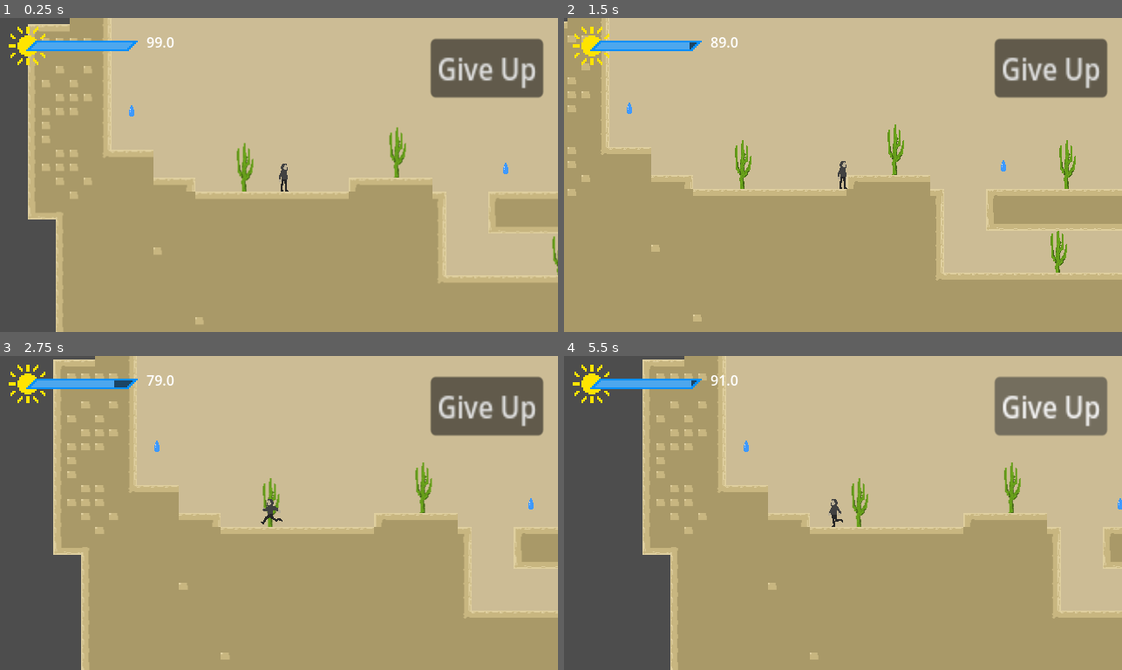
Above: before the commit, frames 1-4 (two rows, left to right).
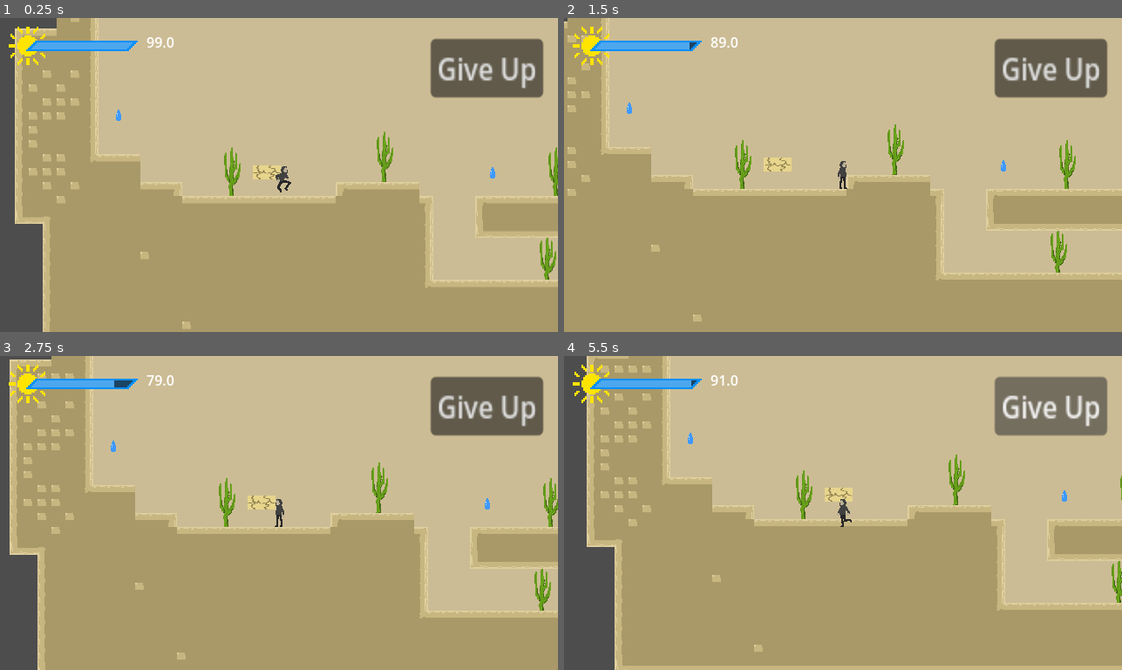
Above: after the commit, the same moments.

Repository: Aterlone/MasseyGameJam
Game: Godot game, scene res://main.tscn
The game is run twice, just before and just after one commit, with the same random seed, the same clock (stepped at 60 frames per second) and the same inputs.
Inputs:
- Up to frame 1 (0.25 s): no input
- Up to frame 2 (1.5 s): tap Enter (ui_accept) at 0.5, 0.6, 0.77, 1.07, 1.35 s; hold Right (ui_right) from 0.53 s (still down)
- Up to frame 3 (2.75 s): tap Enter (ui_accept) at 1.52, 1.82, 2.1 s; release Right (ui_right) at 2.03 s; hold Left (ui_left) from 2.03 s (still down)
- Up to frame 4 (5.5 s): release Left (ui_left) at 2.78 s; hold Right (ui_right) 2.78-4.25 s; tap Enter (ui_accept) at 2.85, 3.02, 3.32, 3.6, 3.77, 4.07, 5.1, 5.27 s; click "Give Up" at 4.25 s; hold Left (ui_left) from 5.03 s (still down)

The runs differ from the first frame. In frame 1, 10% of the frame differs, in the area x 2-100%, y 0-100%; in frame 2, 0.2%; in frame 3, 18%; in frame 4, 24%, in the area x 4-100%, y 0-100%.

Commit message:
Added collapsing platforms shake animation

Diff:
--- /dev/null
+++ b/Misc/collapsPlatform.gd
@@ -0,0 +1,18 @@
+extends Area2D
+
+var time = 1
+
+func _ready():
+	set_process(false)
+
+func _process(delta):
+	time+=1
+	$"../StaticBody2D/Sprite2D".position += Vector2(0, sin(time)*2)
+
+func _on_timer_timeout() -> void:
+	pass # Replace with function body.
+
+
+func _on_area_entered(area: Area2D) -> void:
+	set_process(true)
+	$"../Timer".start(0.7)
--- a/Misc/collapsPlatform.tscn
+++ b/Misc/collapsPlatform.tscn
@@ -1,19 +1,38 @@
-[gd_scene load_steps=3 format=3 uid="uid://ckjlo8mtlnnps"]
+[gd_scene load_steps=5 format=3 uid="uid://ckjlo8mtlnnps"]
 
 [ext_resource type="Texture2D" uid="uid://c05o1qy3qw4sp" path="res://tiles/collapse.png" id="1_jjcuo"]
+[ext_resource type="Script" uid="uid://dsgc8jll126nt" path="res://Misc/collapsPlatform.gd" id="2_5ovwm"]
 
 [sub_resource type="RectangleShape2D" id="RectangleShape2D_5ovwm"]
+size = Vector2(48.4849, 48.4849)
+
+[sub_resource type="RectangleShape2D" id="RectangleShape2D_xyoml"]
+size = Vector2(32, 4)
 
 [node name="CollapsPlatform" type="Node2D"]
 
 [node name="StaticBody2D" type="StaticBody2D" parent="."]
+scale = Vector2(0.66, 0.33)
+
+[node name="Sprite2D" type="Sprite2D" parent="StaticBody2D"]
+scale = Vector2(1, 1)
+texture = ExtResource("1_jjcuo")
 
 [node name="CollisionShape2D" type="CollisionShape2D" parent="StaticBody2D"]
+position = Vector2(-7.2248e-07, -7.2248e-07)
+scale = Vector2(1, 1)
 shape = SubResource("RectangleShape2D_5ovwm")
 
-[node name="Sprite2D" type="Sprite2D" parent="StaticBody2D/CollisionShape2D"]
-texture = ExtResource("1_jjcuo")
+[node name="Area2D" type="Area2D" parent="."]
+collision_mask = 2
+script = ExtResource("2_5ovwm")
 
-[node name="Sprite2D2" type="Sprite2D" parent="StaticBody2D/CollisionShape2D"]
-position = Vector2(-48, 0)
-texture = ExtResource("1_jjcuo")
+[node name="CollisionShape2D" type="CollisionShape2D" parent="Area2D"]
+position = Vector2(0, -9)
+shape = SubResource("RectangleShape2D_xyoml")
+
+[node name="Timer" type="Timer" parent="."]
+wait_time = 2.0
+
+[connection signal="area_entered" from="Area2D" to="Area2D" method="_on_area_entered"]
+[connection signal="timeout" from="Timer" to="Area2D" method="_on_timer_timeout"]
--- a/level_1.tscn
+++ b/level_1.tscn
@@ -5,6 +5,7 @@
 [ext_resource type="Script" uid="uid://bk1bf37xv1x5a" path="res://Misc/Door.gd" id="2_hbghi"]
 [ext_resource type="PackedScene" uid="uid://d2ltot4cgc2nk" path="res://tiles/collision_tiles.tscn" id="3_hn12h"]
 [ext_resource type="Texture2D" uid="uid://cq4q10u1w82xu" path="res://objects/door.png" id="3_ihfcg"]
+[ext_resource type="PackedScene" uid="uid://ckjlo8mtlnnps" path="res://Misc/collapsPlatform.tscn" id="5_rka8t"]
 
 [sub_resource type="RectangleShape2D" id="RectangleShape2D_ilcil"]
 size = Vector2(1209, 66)
@@ -137,6 +138,9 @@
 position = Vector2(1, 0)
 tile_map_data = PackedByteArray("AAAMABUAAQABAAEAAAAMABQAAQABAAEAAAAMABMAAQABAAEAAAALABUAAQABAAEAAAALABQAAQABAAEAAAALAB …(62400 unchanged characters)…
 
+[node name="CollapsPlatform" parent="." instance=ExtResource("5_rka8t")]
+position = Vector2(226, 260)
+
 [connection signal="body_entered" from="Door" to="Door" method="_on_body_entered"]
 [connection signal="body_exited" from="Door" to="Door" method="_on_body_exited"]
 [connection signal="body_entered" from="Door3" to="Door3" method="_on_body_entered"]
Not shown, added: Misc/collapsPlatform.gd.uid
Not shown: 1 places in main.tscn that only renumber resources
